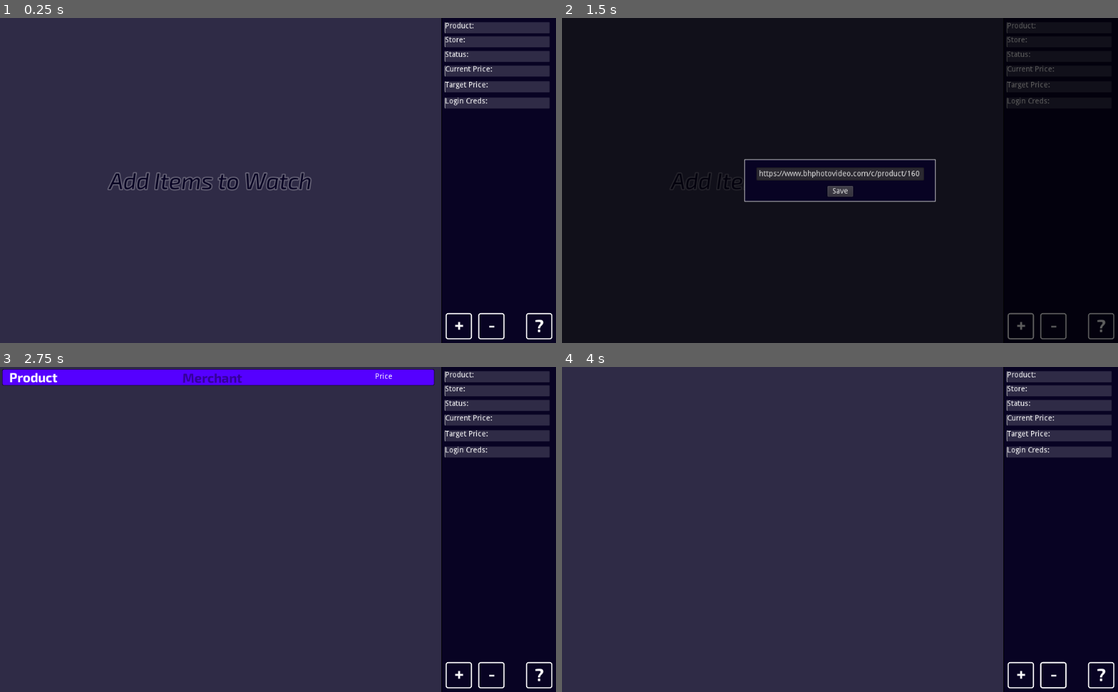
Above: before the commit, frames 1-4 (two rows, left to right).
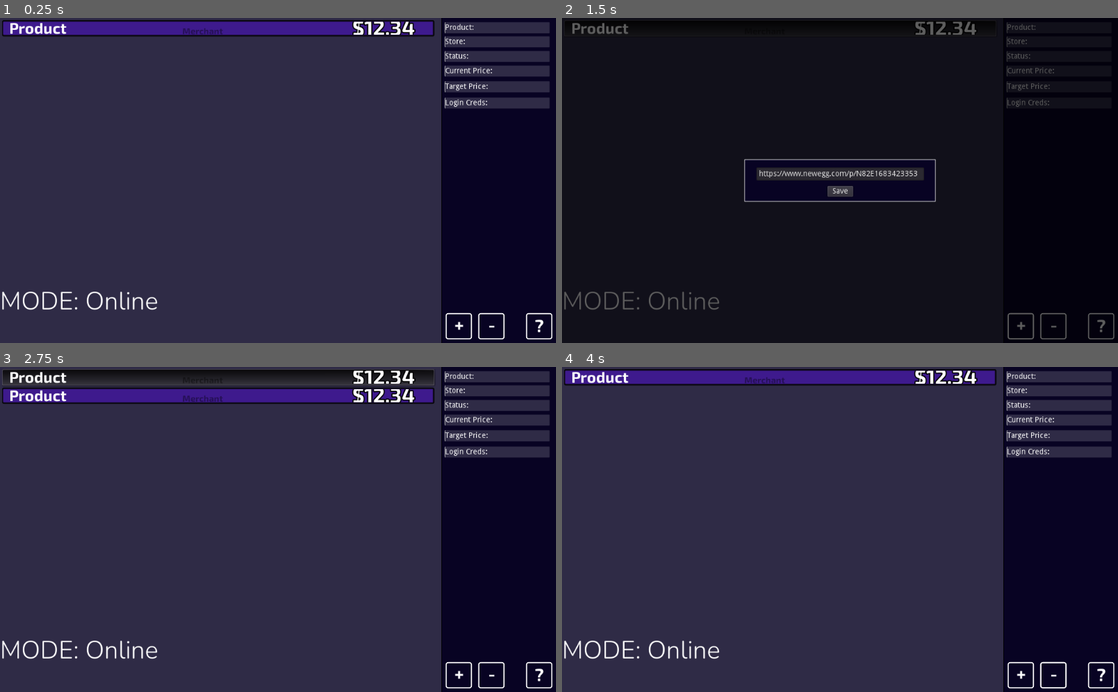
Above: after the commit, the same moments.

Repository: illegalFruit/Watcher
Game: Godot game, scene res://gui.tscn
Same seed, same stepped clock (60 frames per second), same inputs: the game is played once before the commit and once after it.
Inputs (mouse positions are in pixels of both pictures, inside the frame that each line leads up to):
- Up to frame 1 (0.25 s): no input
- Up to frame 2 (1.5 s): click (778, 27) at 0.5 s, where only the run after the commit has a clickable "Product"; click "+" at 1.25 s
- Up to frame 3 (2.75 s): click "Save" at 2 s
- Up to frame 4 (4 s): click "Product" at 2.75 s; click "-" at 3.5 s

The runs differ from the first frame. In frame 1, 5.7% of the frame differs, in the area x 0-89%, y 0-90%; in frame 2, 1.3%; in frame 3, 8.8%; in frame 4, 4.8%.
Error after the commit: Invalid operands 'String' and 'Nil' in operator 'in'. (res://EntryMain.gd:44)

Commit message:
initial commit

Diff:
--- a/Entry.tscn
+++ b/Entry.tscn
@@ -6,13 +6,12 @@
 [sub_resource type="StyleBoxEmpty" id=9]
 
 [sub_resource type="StyleBoxFlat" id=2]
-bg_color = Color( 0.337255, 0, 1, 1 )
-border_width_left = 1
-border_width_top = 1
-border_width_right = 1
-border_width_bottom = 1
+bg_color = Color( 0.337255, 0, 1, 0.388235 )
+border_width_left = 2
+border_width_top = 3
+border_width_right = 3
+border_width_bottom = 3
 border_color = Color( 0, 0, 0, 0.784314 )
-border_blend = true
 corner_radius_top_left = 3
 corner_radius_top_right = 3
 corner_radius_bottom_right = 3
@@ -23,11 +22,19 @@
 resource_local_to_scene = false
 
 [sub_resource type="DynamicFont" id=4]
-size = 24
+size = 28
 font_data = ExtResource( 2 )
 
 [sub_resource type="DynamicFont" id=5]
-size = 24
+font_data = ExtResource( 2 )
+
+[sub_resource type="DynamicFont" id=11]
+size = 38
+outline_size = 2
+outline_color = Color( 0, 0, 0, 1 )
+use_filter = true
+extra_spacing_top = -20
+extra_spacing_bottom = -18
 font_data = ExtResource( 2 )
 
 [node name="Button" type="Button"]
@@ -45,10 +52,12 @@
 
 [node name="ProductLabel" type="Label" parent="."]
 anchor_left = 0.016
-anchor_right = 0.412
+anchor_right = 0.317
 anchor_bottom = 1.0
 margin_left = 0.0159998
-margin_right = -0.0880127
+margin_top = -3.0
+margin_right = 0.192001
+margin_bottom = 1.0
 custom_fonts/font = SubResource( 4 )
 text = "Product"
 valign = 1
@@ -67,14 +76,16 @@
 
 [node name="PriceLabel" type="Label" parent="."]
 anchor_left = 0.784
-anchor_top = 0.033
+anchor_top = 0.1
 anchor_right = 0.982
-anchor_bottom = 0.967
-margin_left = -0.216034
-margin_top = 0.00999999
+anchor_bottom = 0.9
+margin_left = -0.215973
 margin_right = 0.231995
-margin_bottom = -0.0100021
-text = "Price"
+margin_bottom = -1.90735e-06
+custom_fonts/font = SubResource( 11 )
+text = "$12.34"
 align = 1
 valign = 1
 clip_text = true
+
+[node name="HTTPRequest" type="HTTPRequest" parent="."]
--- a/EntryMain.gd
+++ b/EntryMain.gd
@@ -1,29 +1,31 @@
 extends Node
 
-var url
-#var product = find_node("ProductLabel")
-#var merch = find_node("MerchLabel")
-#var status = find_node("StatusLabel")
+func _ready():
+	find_node("HTTPRequest").connect("request_completed", self, "_http_request_completed")
 
+func setup(url):
+	## For debugging purposes, do different things here if testing
+	if Debug.offline:
+		var html = yield(get_page_offline(filename), "completed")
+		var parsed = parse_page(html, url)
+		find_node("ProductLabel").text = parsed["name"]
+		find_node("MerchLabel").text = parsed["site"]
+		find_node("PriceLabel").text = parsed["price"]
+	else:
+		var html = get_page_online(url) # this should give an error as theres no yield
+		var parsed = parse_page(html, url)
+		find_node("ProductLabel").text = parsed["name"]
+		find_node("MerchLabel").text = parsed["site"]
+		find_node("PriceLabel").text = parsed["price"]
 
-func _ready():
-	pass
-	# $HTTPRequest.connect("request_completed", self, "_on_request_completed")
+func get_page_online(url):
+	var error = find_node("HTTPRequest").request("https://www.webpagetest.org/")
 
-func setup(_url):
+func _http_request_completed(result, response_code, headers, body):
+	var a = body.get_string_from_ascii()
 
-	var html = yield(get_page(), "completed")
-
-	var parsed = parse_page(html)
-	find_node("ProductLabel").text = parsed["name"]
-	find_node("MerchLabel").text = parsed["site"]
-	find_node("PriceLabel").text = parsed["price"]
-
-
-
-func get_page():
-
-	var path = "C:/Users/flr/Desktop/bh.html"
+func get_page_offline(filename):
+	var path = "C:/Users/flr/Desktop/filename.html"
 	var file = File.new()
 	file.open(path, File.READ)
 	var text = file.get_as_text()
@@ -33,37 +35,41 @@
 	yield(get_tree().create_timer(3.0), "timeout")
 	return text
 
-func parse_page(html):
-	## <div data-selenium="pricingPrice">$478.99</div>
-	## <span data-selenium="stockStatus">In Stock</span>
-	## <h1 data-selenium="productTitle">ASUS Radeon RX 6800 XT TUF GAMING Graphics Card</h1>
+func parse_page(html, url):
 	## ERROR CHECKING SHOULD BE INCLUDED HERE
 	## Get Price, stock, site, product name
 	var whole = html
-	var price = whole.split("pricingPrice", true, 1)[1]
-	price = price.substr(0,20)
-	price = price.split(">", false, 1)[1]
-	price = price.split("<", false, 1)[0]
+	var _site = ""
+	for site in Globals.stores:
+		if site in whole:
+			_site = site
+			break
 
-	var stock = whole.split("stockStatus", true, 1)[1]
-	stock = stock.substr(0,60)
-	stock = stock.split(">", false, 1)[1]
-	stock = stock.split("<", false, 1)[0]
+	if _site == "bhphotovideo.com":
+		var price = whole.split("pricingPrice", true, 1)[1]
+		price = price.substr(0,20)
+		price = price.split(">", false, 1)[1]
+		price = price.split("<", false, 1)[0]
 
-	var name = whole.split("productTitle", true, 1)[1]
-	name = name.substr(0,400)
-	print(name)
-	name = name.split(">", false, 1)[1]
-	name = name.split("<", false, 1)[0]
-	print(name)
+		var stock = whole.split("stockStatus", true, 1)[1]
+		stock = stock.substr(0,60)
+		stock = stock.split(">", false, 1)[1]
+		stock = stock.split("<", false, 1)[0]
 
-	var site = ""
-	if "bh-app" in whole:
-		site = "bhphotovideo"
-	print(site)
+		var name = whole.split("productTitle", true, 1)[1]
+		name = name.substr(0,400)
+		name = name.split(">", false, 1)[1]
+		name = name.split("<", false, 1)[0]
+	elif _site == "newegg.com":
+		print(whole)
+
 	return {
-		"price":price,
-		"stock":stock,
-		"name":name,
-		"site":site
+#		"price":price,
+#		"stock":stock,
+#		"name":name,
+#		"site":_site
+		"price":0,
+		"stock":0,
+		"name":0,
+		"site":0
 	}
--- a/ItemContainer.tscn
+++ /dev/null
@@ -1,96 +0,0 @@
-[gd_scene load_steps=9 format=2]
-
-[ext_resource path="res://Exo2-Bold.ttf" type="DynamicFontData" id=2]
-[ext_resource path="res://Rubik-Italic-VariableFont_wght.ttf" type="DynamicFontData" id=3]
-
-[sub_resource type="StyleBoxFlat" id=10]
-bg_color = Color( 0.180392, 0.180392, 0.180392, 1 )
-border_color = Color( 0, 0, 0, 0.705882 )
-border_blend = true
-corner_radius_top_left = 10
-corner_radius_top_right = 10
-corner_radius_bottom_right = 10
-corner_radius_bottom_left = 10
-
-[sub_resource type="DynamicFont" id=1]
-size = 32
-outline_size = 2
-outline_color = Color( 0, 0, 0, 0.509804 )
-use_filter = true
-font_data = ExtResource( 3 )
-
-[sub_resource type="Gradient" id=12]
-offsets = PoolRealArray( 0, 0.721311 )
-colors = PoolColorArray( 0, 0, 0, 0.0588235, 0.95082, 0.95082, 0.95082, 0.953713 )
-
-[sub_resource type="GradientTexture" id=4]
-gradient = SubResource( 12 )
-width = 300
-
-[sub_resource type="DynamicFont" id=2]
-size = 21
-outline_color = Color( 0, 0, 0, 0.529412 )
-use_filter = true
-font_data = ExtResource( 2 )
-
-[sub_resource type="DynamicFont" id=11]
-size = 18
-outline_color = Color( 0, 0, 0, 0.529412 )
-use_filter = true
-font_data = ExtResource( 2 )
-
-[node name="Container" type="Button"]
-margin_right = 800.0
-margin_bottom = 40.0
-rect_min_size = Vector2( 800, 40 )
-rect_clip_content = true
-mouse_default_cursor_shape = 2
-custom_styles/hover = SubResource( 10 )
-custom_styles/pressed = SubResource( 10 )
-custom_styles/focus = SubResource( 10 )
-custom_styles/disabled = SubResource( 10 )
-custom_styles/normal = SubResource( 10 )
-
-[node name="Label" type="Label" parent="."]
-margin_left = 7.0
-margin_right = 668.0
-margin_bottom = 40.0
-rect_min_size = Vector2( 0, 40 )
-custom_colors/font_color = Color( 0.392157, 0.392157, 0.392157, 1 )
-custom_fonts/font = SubResource( 1 )
-text = "{product name}"
-valign = 2
-
-[node name="TextureRect" type="TextureRect" parent="."]
-anchor_right = 1.0
-anchor_bottom = 1.0
-margin_right = -7.0
-texture = SubResource( 4 )
-expand = true
-
-[node name="OOS" type="Label" parent="TextureRect"]
-anchor_left = 1.0
-anchor_right = 1.0
-margin_left = -280.0
-margin_bottom = 40.0
-rect_min_size = Vector2( 0, 40 )
-custom_colors/font_color = Color( 1, 0.34902, 0.34902, 1 )
-custom_fonts/font = SubResource( 2 )
-text = "Out of Stock"
-align = 1
-valign = 1
-autowrap = true
-
-[node name="Shop" type="Label" parent="TextureRect"]
-anchor_left = 1.0
-anchor_right = 1.0
-margin_left = -583.0
-margin_right = -303.0
-margin_bottom = 40.0
-rect_min_size = Vector2( 0, 40 )
-custom_colors/font_color = Color( 0, 0, 0, 1 )
-custom_fonts/font = SubResource( 11 )
-text = "{sold by}"
-align = 1
-valign = 1
-autowrap = true
--- /dev/null
+++ b/debug.gd
@@ -0,0 +1,3 @@
+extends Node
+
+var offline = false
--- /dev/null
+++ b/globals.gd
@@ -0,0 +1,5 @@
+extends Node
+
+var stores = ["newegg.com",
+			"amazon.com",
+			"bhphotovideo.com"]
--- a/gui.tscn
+++ b/gui.tscn
@@ -1,8 +1,11 @@
-[gd_scene load_steps=15 format=2]
+[gd_scene load_steps=19 format=2]
 
 [ext_resource path="res://main2.gd" type="Script" id=1]
 [ext_resource path="res://Exo2-Italic-VariableFont_wght.ttf" type="DynamicFontData" id=2]
 [ext_resource path="res://Exo2-Bold.ttf" type="DynamicFontData" id=3]
+[ext_resource path="res://shelf.png" type="Texture" id=4]
+[ext_resource path="res://Entry.tscn" type="PackedScene" id=5]
+[ext_resource path="res://Nunito-Light.ttf" type="DynamicFontData" id=7]
 
 [sub_resource type="StyleBoxFlat" id=20]
 bg_color = Color( 1, 1, 1, 0.156863 )
@@ -65,6 +68,10 @@
 border_width_bottom = 1
 border_color = Color( 1, 1, 1, 1 )
 
+[sub_resource type="DynamicFont" id=21]
+size = 46
+font_data = ExtResource( 7 )
+
 [node name="Window" type="Control"]
 self_modulate = Color( 0, 0, 0, 1 )
 anchor_right = 1.0
@@ -86,6 +93,18 @@
 anchor_bottom = 1.0
 margin_right = 813.0
 custom_styles/panel = SubResource( 20 )
+
+[node name="TextureRect" type="TextureRect" parent="ColorRect/ColorPanel"]
+visible = false
+self_modulate = Color( 1, 1, 1, 0.133333 )
+anchor_right = 1.0
+anchor_bottom = 1.0
+margin_left = 3.0
+margin_top = 391.0
+margin_right = -507.0
+margin_bottom = -4.0
+texture = ExtResource( 4 )
+expand = true
 
 [node name="ScrollContainer" type="ScrollContainer" parent="."]
 anchor_right = 1.0
@@ -100,7 +119,14 @@
 
 [node name="EntriesContainer" type="VBoxContainer" parent="ScrollContainer"]
 margin_right = 796.0
+margin_bottom = 30.0
 size_flags_horizontal = 3
+
+[node name="Button" parent="ScrollContainer/EntriesContainer" instance=ExtResource( 5 )]
+anchor_right = 0.0
+anchor_bottom = 0.0
+margin_right = 796.0
+margin_bottom = 30.0
 
 [node name="Panel" type="Panel" parent="."]
 anchor_left = 1.0
@@ -215,6 +241,13 @@
 margin_bottom = 28.0
 custom_styles/normal = SubResource( 16 )
 text = "Product:"
+valign = 1
+
+[node name="Label" type="Label" parent="Panel/Panel/Label"]
+anchor_left = 1.0
+anchor_right = 1.0
+anchor_bottom = 1.0
+margin_left = -136.0
 
 [node name="Label2" type="Label" parent="Panel/Panel"]
 margin_left = 5.0
@@ -223,6 +256,13 @@
 margin_bottom = 54.0
 custom_styles/normal = SubResource( 16 )
 text = "Store:"
+valign = 1
+
+[node name="Label" type="Label" parent="Panel/Panel/Label2"]
+anchor_left = 1.0
+anchor_right = 1.0
+anchor_bottom = 1.0
+margin_left = -152.0
 
 [node name="Label3" type="Label" parent="Panel/Panel"]
 margin_left = 5.0
@@ -231,6 +271,13 @@
 margin_bottom = 81.0
 custom_styles/normal = SubResource( 16 )
 text = "Status:"
+valign = 1
+
+[node name="Label" type="Label" parent="Panel/Panel/Label3"]
+anchor_left = 1.0
+anchor_right = 1.0
+anchor_bottom = 1.0
+margin_left = -146.0
 
 [node name="Label4" type="Label" parent="Panel/Panel"]
 margin_left = 5.0
@@ -239,6 +286,13 @@
 margin_bottom = 108.0
 custom_styles/normal = SubResource( 16 )
 text = "Current Price:"
+valign = 1
+
+[node name="Label" type="Label" parent="Panel/Panel/Label4"]
+anchor_left = 1.0
+anchor_right = 1.0
+anchor_bottom = 1.0
+margin_left = -102.0
 
 [node name="Label5" type="Label" parent="Panel/Panel"]
 margin_left = 5.0
@@ -247,6 +301,13 @@
 margin_bottom = 137.0
 custom_styles/normal = SubResource( 16 )
 text = "Target Price:"
+valign = 1
+
+[node name="Label" type="Label" parent="Panel/Panel/Label5"]
+anchor_left = 1.0
+anchor_right = 1.0
+anchor_bottom = 1.0
+margin_left = -110.0
 
 [node name="Label6" type="Label" parent="Panel/Panel"]
 margin_left = 5.0
@@ -255,6 +316,13 @@
 margin_bottom = 167.0
 custom_styles/normal = SubResource( 16 )
 text = "Login Creds:"
+valign = 1
+
+[node name="Label" type="Label" parent="Panel/Panel/Label6"]
+anchor_left = 1.0
+anchor_right = 1.0
+anchor_bottom = 1.0
+margin_left = -111.0
 
 [node name="AddItemsText" type="Label" parent="."]
 anchor_right = 0.758
@@ -270,6 +338,7 @@
 }
 
 [node name="Popup" type="Popup" parent="."]
+visible = true
 anchor_left = 0.5
 anchor_top = 0.5
 anchor_right = 0.5
@@ -309,7 +378,7 @@
 margin_top = 15.0
 margin_right = 155.0
 margin_bottom = 39.0
-text = "https://www.bhphotovideo.com/c/product/1609029-REG/asus_tuf_rx6800xt_o16g_gaming_tuf_gaming_radeon_rx.html"
+text = "https://www.newegg.com/p/N82E16834233534"
 placeholder_text = "Website"
 
 [node name="SaveButton" type="Button" parent="Popup/Panel"]
@@ -323,4 +392,10 @@
 margin_bottom = -9.0
 text = "Save"
 
-[node name="HTTPRequest" type="HTTPRequest" parent="."]
+[node name="DebugLabel" type="Label" parent="."]
+anchor_top = 1.0
+anchor_bottom = 1.0
+margin_top = -109.0
+margin_right = 531.0
+custom_fonts/font = SubResource( 21 )
+text = "MODE: "
--- a/main2.gd
+++ b/main2.gd
@@ -12,6 +12,7 @@
 	save_button = find_node("SaveButton")
 	save_button.connect("pressed", self, "_add_entry")
 
+
 func _show_popup():
 	find_node("Popup").visible = true
 
@@ -25,18 +26,16 @@
 	var entry = entry_packed.instance()
 	var entries = find_node("EntriesContainer")
 	entries.add_child(entry)
-	entry.setup("tester")
+	entry.setup(find_node("WebsiteURL").text)
 
 func validate_link():
 	var url_text = find_node("WebsiteURL").text
-	if "bhphotovideo.com" in url_text:
-		print("Valid link")
-		return true
-
+	for store in Globals.stores:
+		if store in url_text:
+			return true
+	return false
 
 func _remove_item():
-	## Get the selected button and delete it.
-	## If none exist, do nothing
 	if find_node("EntriesContainer").get_child_count() > 0:
 		var pressed_button = find_node("EntriesContainer").get_child(0).group.get_pressed_button()
 		if is_instance_valid(pressed_button):
@@ -49,3 +48,9 @@
 	var add_entry_text = find_node("AddItemsText")
 	if entries.get_child_count() > 0:
 		  add_entry_text.visible = false
+	## Debug label
+	var debug_label = find_node("DebugLabel")
+	if Debug.offline:
+		debug_label.text = "MODE: Offline"
+	else:
+		debug_label.text = "MODE: Online"
--- a/project.godot
+++ b/project.godot
@@ -24,6 +24,15 @@
 run/main_scene="res://gui.tscn"
 config/icon="res://icon.png"
 
+[autoload]
+
+Globals="*res://globals.gd"
+Debug="*res://debug.gd"
+
+[debug]
+
+gdscript/warnings/enable=false
+
 [display]
 
 window/size/resizable=false
Not shown: 1 places in Entry.tscn that only renumber resources
Binary file added: shelf.png
Not shown, added: shelf.png.import
Not shown, added: .gitattributes
Not shown, added: .gitignore
